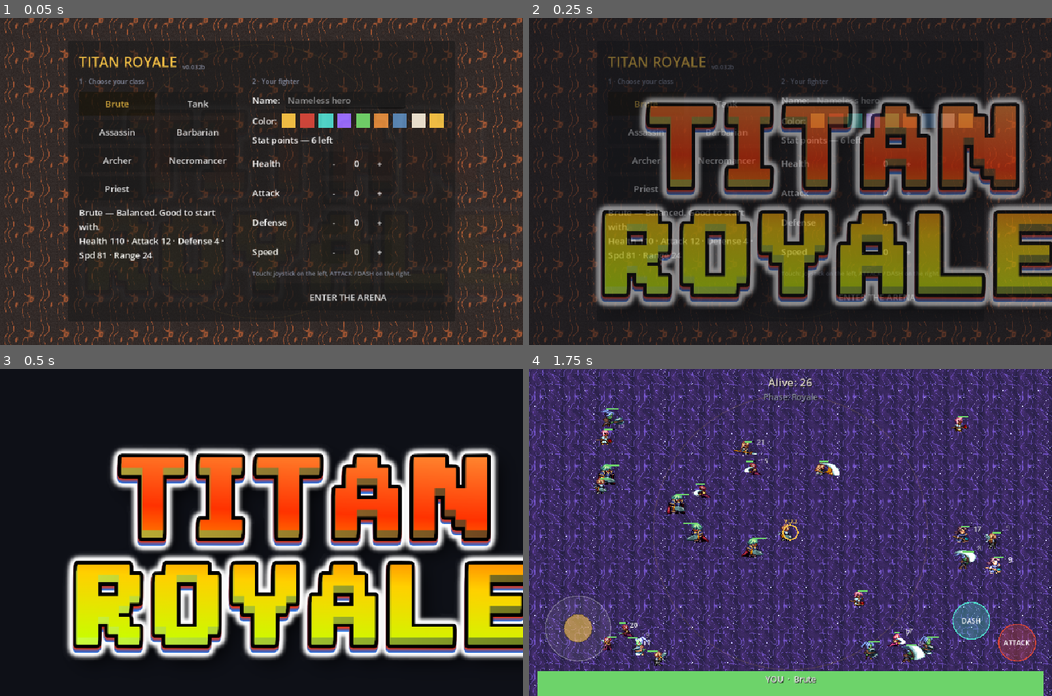
Above: before the commit, frames 1-4 (two rows, left to right).
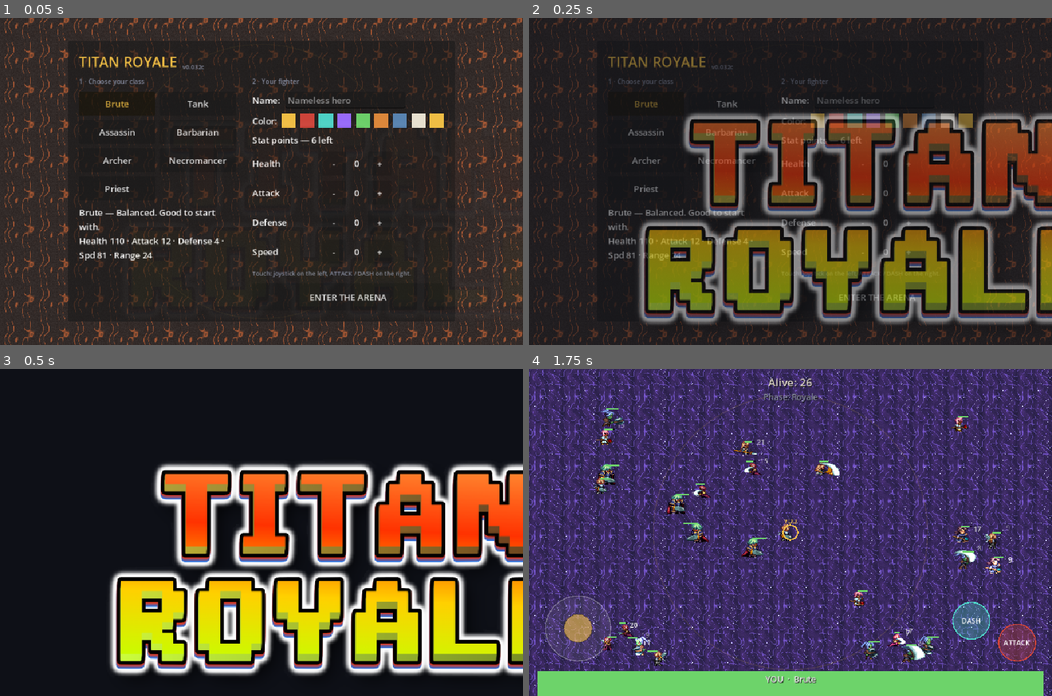
Above: after the commit, the same moments.

Repository: ruicasaisalves/titan-royale
Game: Godot game, scene res://scenes/Main.tscn
Two runs of this game, one before a commit and one after it. Both use one fixed random seed, a clock stepped at 60 frames per second and the inputs below.
Inputs (mouse positions are in pixels of both pictures, inside the frame that each line leads up to):
- Up to frame 1 (0.05 s): no input
- Up to frame 2 (0.25 s): no input
- Up to frame 3 (0.5 s): no input
- Up to frame 4 (1.75 s): click (874, 450) at 0.52 s; type "Alex" at 0.6 s; click "ENTER THE ARENA" at 1.25 s

The runs differ from the first frame. In frame 1, less than 0.1% of the frame differs, in the area x 38-40%, y 14-16%; in frame 2, 43%; in frame 3, 46%, in the area x 12-100%, y 23-94%; in frame 4, nothing differs.

Commit message:
Center/shrink startup logo; add "Main menu" button at game end
Boot splash:
- Logo aparecia quase a toda a largura e descentrado no arranque. Novo
  composite assets/ui/boot_splash.png (logo centrado, mais pequeno, sobre o
  fundo escuro), gerado por tools/gen_boot_splash.py; boot_splash/fullsize=false
  mostra-o em tamanho nativo e centrado. Intro in-game tambem um pouco menor.

Fim de jogo:
- Ao ser eliminado ou ao terminar a partida (ganhe ou perca), Main._on_banner
  mostra o botao "Menu principal" no banner central. _return_to_menu() para e
  limpa a simulacao (novo Arena.reset_to_idle()) e volta ao ecra de criacao,
  para recomecar.
- Nova string Loc "back_to_menu" (pt/en).

Bump versao para 0.032c.

Co-Authored-By: Claude Opus 4.8 <noreply@anthropic.com>
Claude-Session: https://claude.ai/code/session_01C8M7UENX3dzYfcT4jyVMtX

Diff:
--- a/project.godot
+++ b/project.godot
@@ -15,12 +15,13 @@
 [application]
 
 config/name="Titan Royale"
-config/version="0.032b"
+config/version="0.032c"
 run/main_scene="res://scenes/Main.tscn"
 config/features=PackedStringArray("4.7")
 boot_splash/bg_color=Color(0.055, 0.063, 0.09, 1)
-boot_splash/image="res://assets/ui/logo.png"
-boot_splash/use_filter=false
+boot_splash/image="res://assets/ui/boot_splash.png"
+boot_splash/fullsize=false
+boot_splash/use_filter=true
 config/icon="res://icon.png"
 
 [autoload]
--- a/scripts/Arena.gd
+++ b/scripts/Arena.gd
@@ -91,6 +91,21 @@
 func _add_fighter(f) -> void:
 	fighters.append(f)
 	add_child(f)
+
+# Para a simulação e limpa tudo — usado ao voltar ao menu principal.
+func reset_to_idle() -> void:
+	running = false
+	for f in fighters:
+		f.queue_free()
+	for it in items:
+		it.queue_free()
+	fighters.clear()
+	items.clear()
+	popups.clear()
+	player = null
+	phase = Phase.IDLE
+	arena_tint = 0.0
+	queue_redraw()
 
 func _make_fighter(cls: String, ctrl: Controller = null) -> Fighter:
 	var a: Dictionary = Arch.DATA[cls]
--- a/scripts/Loc.gd
+++ b/scripts/Loc.gd
@@ -28,6 +28,7 @@
 		"en": "WASD/arrows move · space attack · shift dash · or drag the mouse",
 	},
 	"enter_arena": {"pt": "ENTRAR NA ARENA", "en": "ENTER THE ARENA"},
+	"back_to_menu": {"pt": "MENU PRINCIPAL", "en": "MAIN MENU"},
 
 	# ---- stats ----
 	"stat_hp": {"pt": "Vida", "en": "Health"},
--- a/scripts/Main.gd
+++ b/scripts/Main.gd
@@ -34,6 +34,7 @@
 var banner_big: Label
 var banner_sub: Label
 var banner_box: Control
+var menu_btn: Button
 
 func _ready() -> void:
 	arena = Arena.new()
@@ -328,6 +329,18 @@
 	banner_sub.horizontal_alignment = HORIZONTAL_ALIGNMENT_CENTER
 	banner_box.add_child(banner_sub)
 
+	# botão de voltar ao menu — só aparece quando o jogo acaba (vitória/derrota)
+	var btn_wrap := CenterContainer.new()
+	btn_wrap.custom_minimum_size = Vector2(0, 30)  # folga acima do botão
+	banner_box.add_child(btn_wrap)
+	menu_btn = Button.new()
+	menu_btn.text = Loc.t("back_to_menu")
+	menu_btn.custom_minimum_size = Vector2(260, 54)
+	menu_btn.add_theme_font_size_override("font_size", 20)
+	menu_btn.pressed.connect(_return_to_menu)
+	menu_btn.visible = false
+	btn_wrap.add_child(menu_btn)
+
 	# controlos táteis — só aparecem em ecrãs de toque (ou com FORCE_ON_DESKTOP)
 	if Touch.enabled:
 		_build_touch_controls()
@@ -400,10 +413,10 @@
 	logo.texture_filter = CanvasItem.TEXTURE_FILTER_NEAREST
 	logo.stretch_mode = TextureRect.STRETCH_KEEP_ASPECT_CENTERED
 	logo.set_anchors_and_offsets_preset(Control.PRESET_FULL_RECT)
-	logo.offset_left = 60
-	logo.offset_right = -60
-	logo.offset_top = 80
-	logo.offset_bottom = -80
+	logo.offset_left = 140
+	logo.offset_right = -140
+	logo.offset_top = 110
+	logo.offset_bottom = -110
 	logo.mouse_filter = Control.MOUSE_FILTER_IGNORE
 	intro_root.add_child(logo)
 
@@ -440,7 +453,16 @@
 	creation_root.visible = false
 	hud_root.visible = true
 	banner_box.visible = false
+	menu_btn.visible = false
 	arena.setup(cfg)
+
+# Volta ao ecrã de criação e limpa a partida atual.
+func _return_to_menu() -> void:
+	arena.reset_to_idle()
+	hud_root.visible = false
+	banner_box.visible = false
+	menu_btn.visible = false
+	creation_root.visible = true
 
 func _on_alive_changed(n: int) -> void:
 	hud_alive.text = Loc.t("hud_alive", [n])
@@ -453,6 +475,9 @@
 	banner_big.add_theme_color_override("font_color", Color("d1453b") if dead else Color("f4c145"))
 	banner_sub.text = sub
 	banner_box.visible = true
+	# fim de jogo (jogador eliminado ou partida terminada) -> mostra o botão
+	# de voltar ao menu, para se poder recomeçar; ganhe ou perca.
+	menu_btn.visible = dead or arena.phase == Arena.Phase.VICTORY
 	# banners transitórios desaparecem sozinhos; morte/vitória ficam
 	if not dead and big == Loc.t("banner_top6_big"):
 		await get_tree().create_timer(1.6).timeout
Binary file added: assets/ui/boot_splash.png
Not shown, added: assets/ui/boot_splash.png.import
Not shown, changed: export_presets.cfg
Not shown, changed: CLAUDE.md
Not shown, added: tools/gen_boot_splash.py
